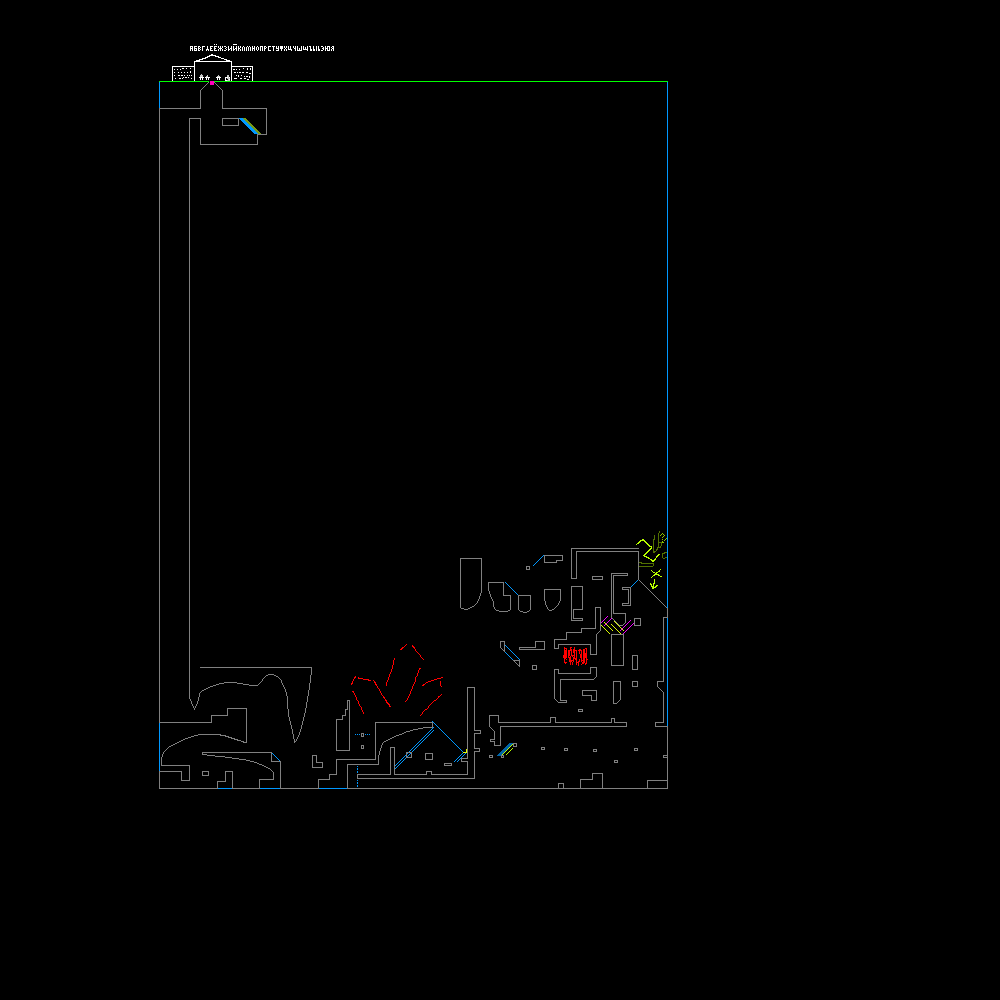
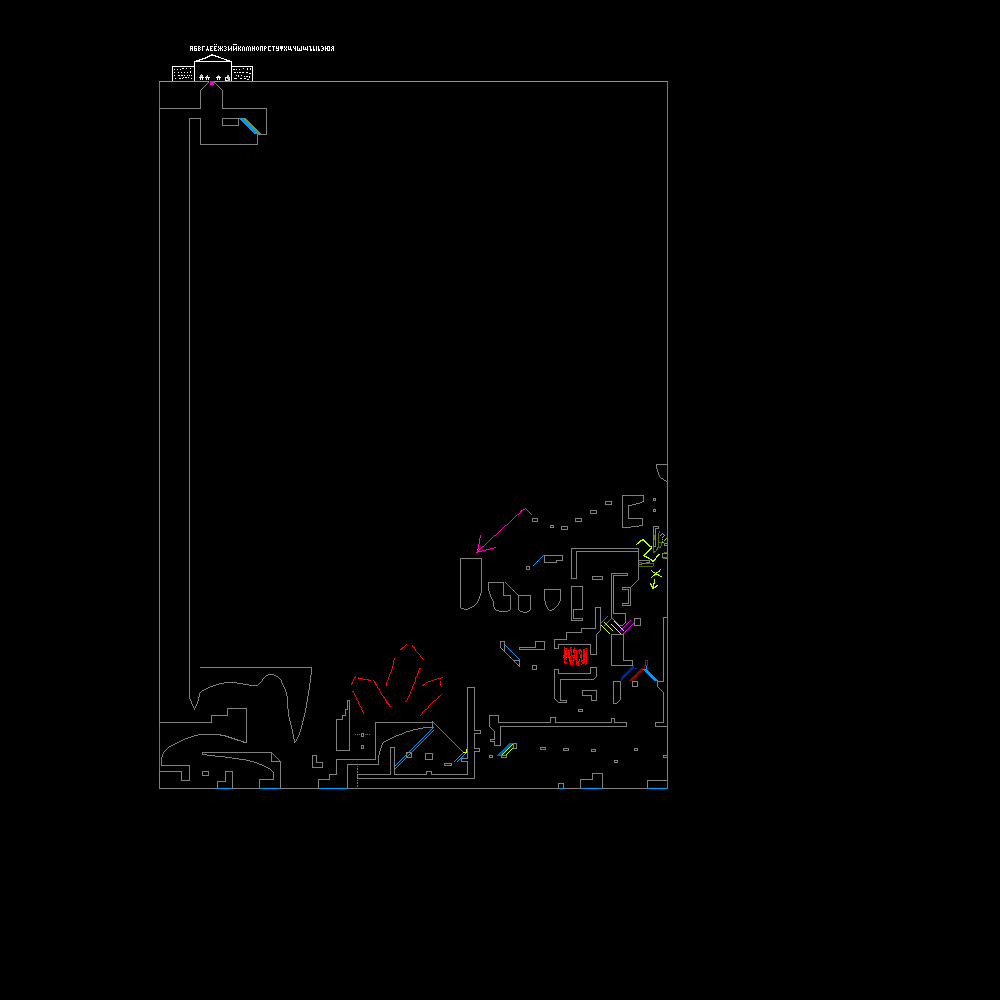
Layer changes from the first 1000x1000 image to the second:
painted on "collisions" over [476, 464, 668, 789]
painted on "gameplay_guidelines" over [476, 464, 668, 789]
